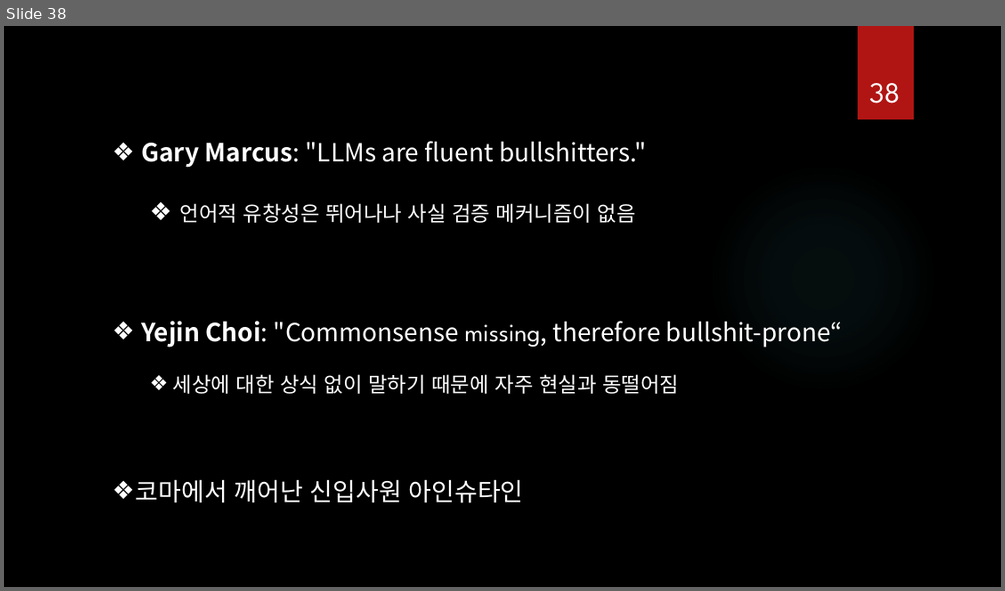
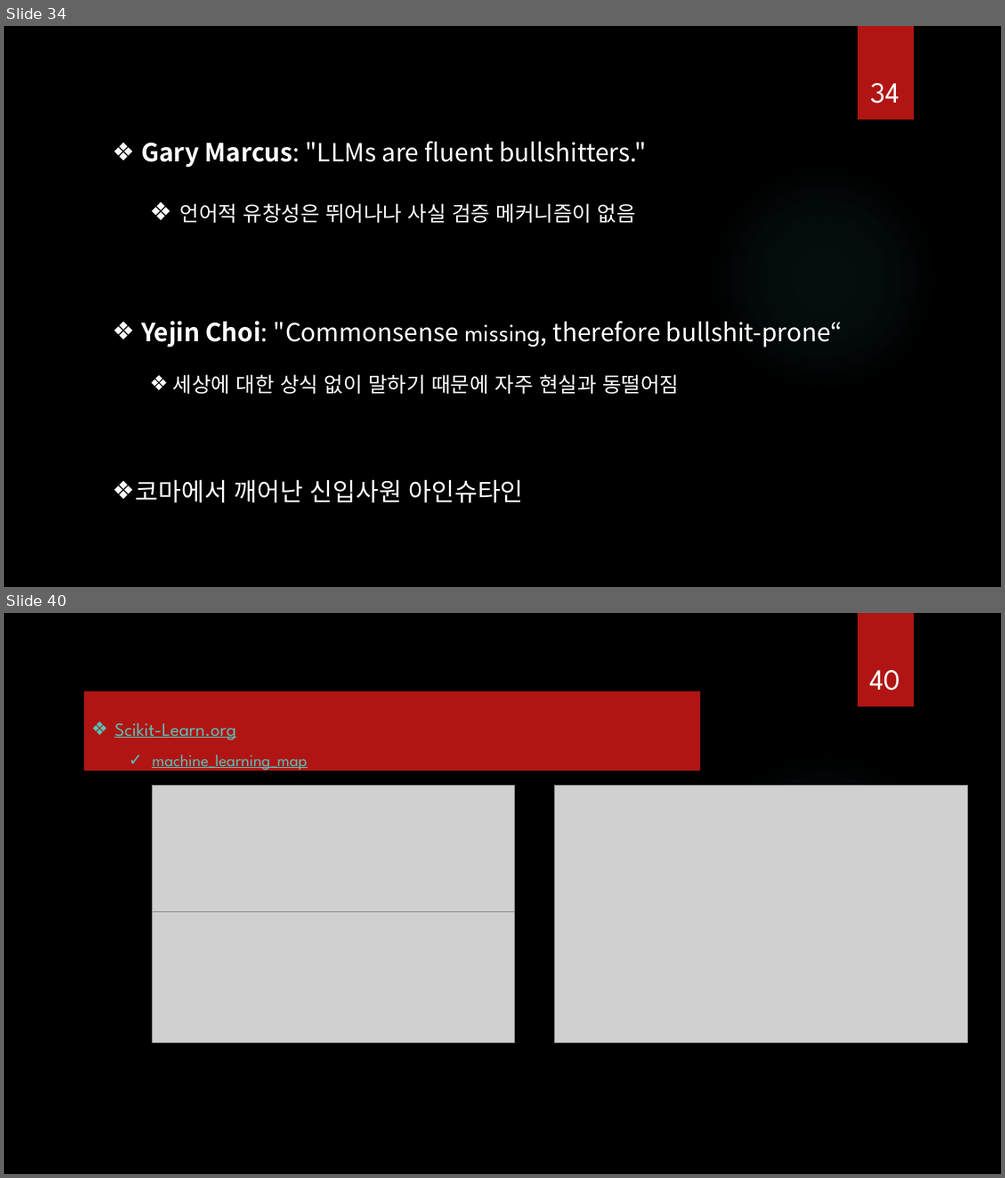
Before and after one commit to ancestor9/2026_Fall_AI-Literacy, a slide deck: AI Literacy.pptx. Shown one above the other, each under a label of ours: slide 38 before the commit, slides 34 and 40 after it; the slides between them are not shown. The pictures are 1005x591 and 1005x1178 pixels, drawn with LibreOffice and Linux fonts; fonts in the diff are those of the drawing; grey boxes stand for pictures; background and template pictures are left out. Boxes give left, top, right and bottom in pixels: in the first picture for what was removed or moved away, otherwise in the second. Text is boxed around its words. In the diff, an @@ line names an element or a change of style, - is before the commit and + after.

```diff
--- a/AI Literacy.pptx
+++ b/AI Literacy.pptx
@@ slide 40 added at [4,613,1001,1174], background picture (left out); not listed: 2 template elements that a slide beside it also shows @@
@@ rectangle added at [84,691,700,771], fill #B01513, 16 pt, text #58C1BA, underline @@
+❖ Scikit-Learn.org
+  ✓ machine_learning_map
@@ page number added at [869,670,900,690], 28 pt, text #FFFFFF @@
+40
@@ picture added at [153,785,515,912] @@
@@ picture added at [555,785,968,1042] @@
@@ picture added at [153,911,515,1042] @@
@@ what was slide 38 is now slide 34 @@
@@ page number at [870,83,899,103]: text changed @@
-38
+34
```
Also in this commit, not shown: 4 slides changed, 4 other slides added.
